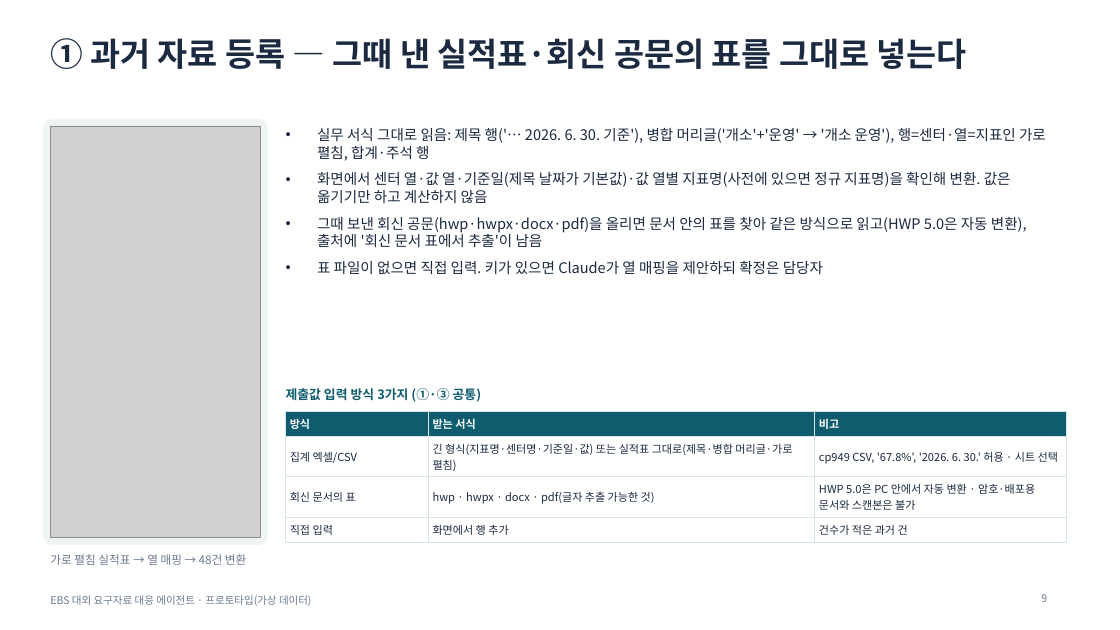
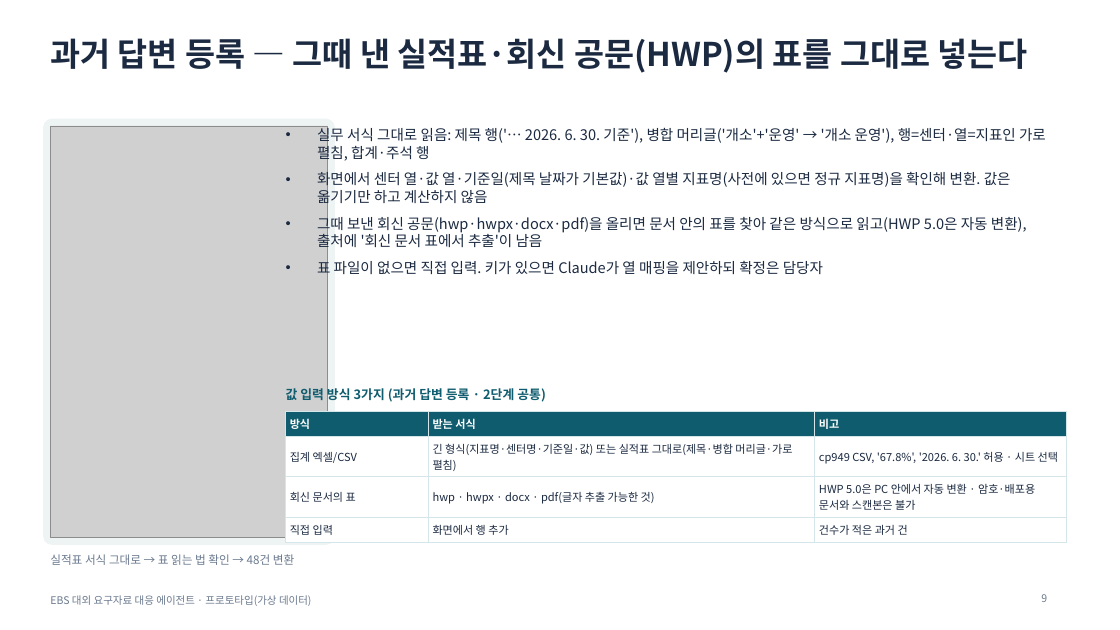
Before and after one commit to lts134/ebsjajucenter, a slide deck: slide 9 of app/docs/발표자료_EBS_요구자료대응에이전트.pptx. Drawn at 1120x630 pixels with LibreOffice and Linux fonts; fonts in the diff are those of the drawing; grey boxes stand for pictures. Boxes give left, top, right and bottom in pixels: in the first picture for what was removed or moved away, otherwise in the second. Text is boxed around its words. In the diff, an @@ line names an element or a change of style, - is before the commit and + after.

```diff
--- a/app/docs/발표자료_EBS_요구자료대응에이전트.pptx
+++ b/app/docs/발표자료_EBS_요구자료대응에이전트.pptx
@@ title at (x1=50, y1=38, x2=1028, y2=73): text changed @@
-① 과거 자료 등록 — 그때 낸 실적표·회신 공문의 표를 그대로 넣는다
+과거 답변 등록 — 그때 낸 실적표·회신 공문(HWP)의 표를 그대로 넣는다
@@ rounded rectangle resized from (x1=44, y1=119, x2=267, y2=544) to (x1=44, y1=119, x2=334, y2=544) @@
@@ rounded rectangle at (x1=44, y1=119, x2=334, y2=544): proportions changed @@
@@ picture resized from (x1=50, y1=126, x2=260, y2=538) to (x1=50, y1=126, x2=328, y2=538) @@
@@ text at (x1=286, y1=386, x2=546, y2=404): text changed @@
-제출값 입력 방식 3가지 (①·③ 공통)
+값 입력 방식 3가지 (과거 답변 등록 · 2단계 공통)
@@ text at (x1=50, y1=554, x2=294, y2=565): text changed @@
-가로 펼침 실적표 → 열 매핑 → 48건 변환
+실적표 서식 그대로 → 표 읽는 법 확인 → 48건 변환
```
Also in this commit, not shown: 12 other slides changed, 34 other files.
